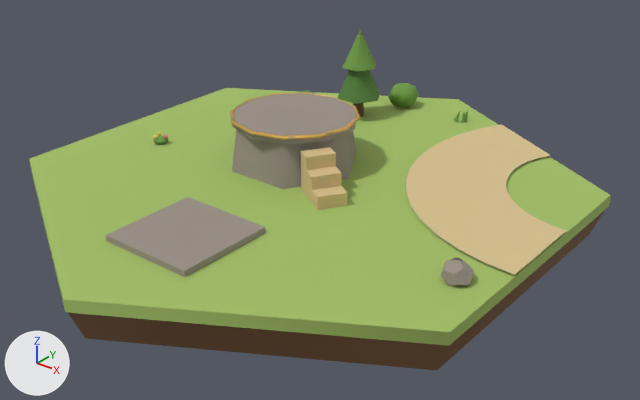
Two versions of the glTF model assets/tiles/tile_royalBend.glb, one commit apart.
Both versions are drawn from a 50 mm camera at (1.755, -2.123, 1.243) aimed at (0.081, -0.03, -0.054). Every picture has the same lights, and +X, +Y and +Z are marked at lower left. The first picture is the older version. Where no turn or scale is listed for an object, it has been applied to the vertices.

Script lines for the objects in view, before the commit:
```python
me_mesh_19 = bpy.data.meshes.new('Mesh_19')
me_mesh_19.from_pydata(...)  # 9 vertices, 12 faces; spans x -0.092..0.092, y -0.081..0.081, z -0.103..0.103
me_mesh_19.materials.append(mat_foliage_dark)  # green #55803c
me_mesh_2 = bpy.data.meshes.new('Mesh_2')
me_mesh_2.from_pydata(...)  # 30 vertices, 28 faces; spans x -0.663..0.0, y -0.665..0.333, z 0.0
me_mesh_2.materials.append(mat_road_dirt)  # beige #d8c290
me_mesh_7 = bpy.data.meshes.new('Mesh_7')
me_mesh_7.from_pydata(...)  # 8 vertices, 12 faces; spans x -0.05..0.05, y -0.0569..0.0569, z -0.045..0.045
me_mesh_7.materials.append(mat_lightwood)  # beige #d9c08b
ob_deco_tree_3_crown = bpy.data.objects.new('deco_tree_3_crown', me_mesh_19)
ob_deco_tree_3_crown.location = (-0.213, 0.582, 0.185)
ob_road_curve = bpy.data.objects.new('road_curve', me_mesh_2)
ob_road_curve.location = (0.866, 0.5, 0.008)
ob_tower_slot_1_step_1 = bpy.data.objects.new('tower_slot_1_step_1', me_mesh_7)
ob_tower_slot_1_step_1.location = (0.147, -0.094, 0.045)
# also in view: 'tower_slot_1_trim' at (-0.11, 0.07, 0.176); 'tower_slot_1_step_0' at (0.101, -0.064, 0.068); 'ground' at (0.0, 0.0, -0.02); 'tower_slot_1_podest' at (-0.11, 0.07, 0.068); 'deco_tree_3_crown_b' at (-0.213, 0.582, 0.277)
```
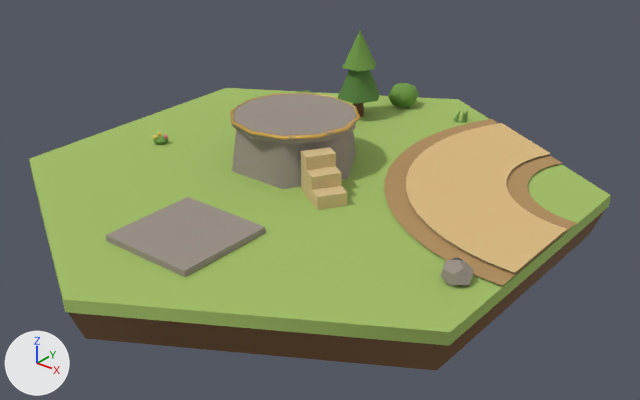
The edits, one by one:
Material 'road' (mat_road) is new.
Its base color is (0.716, 0.497, 0.223) (beige #dcbb82).
Its roughness is 0.9.
Material 'road_verge' (mat_road_verge) is new.
Its base color is (0.44, 0.27, 0.109) (brown #b18e5d).
Its roughness is 0.9.
Mesh me_mesh_3_1 is new.
It has 34 vertices, 32 faces and spans x -0.665..0.0, y -0.665..0.333, z 0.0.
It uses material mat_road (beige #dcbb82).
Mesh me_mesh_2_1 is new.
It has 34 vertices, 32 faces and spans x -0.735..0.0, y -0.735..0.368, z 0.0.
It uses material mat_road_verge (brown #b18e5d).
Object 'road_curve' (ob_road_curve) is deleted.
Object 'road_surface_0' (ob_road_surface_0) is new; it shows me_mesh_3_1.
Its location is (0.866, 0.5, 0.014).
Object 'road_verge_0' (ob_road_verge_0) is new; it shows me_mesh_2_1.
Its location is (0.866, 0.5, 0.006).

Pixel boxes (x1, y1, x2, y2) of what changed, in the pictures (640 x 400 px):
'road_curve', deleted (beige): before (406, 124, 567, 275)
'road_surface_0', added (beige): after (406, 123, 566, 273)
'road_verge_0', added (brown): after (384, 119, 576, 286)
